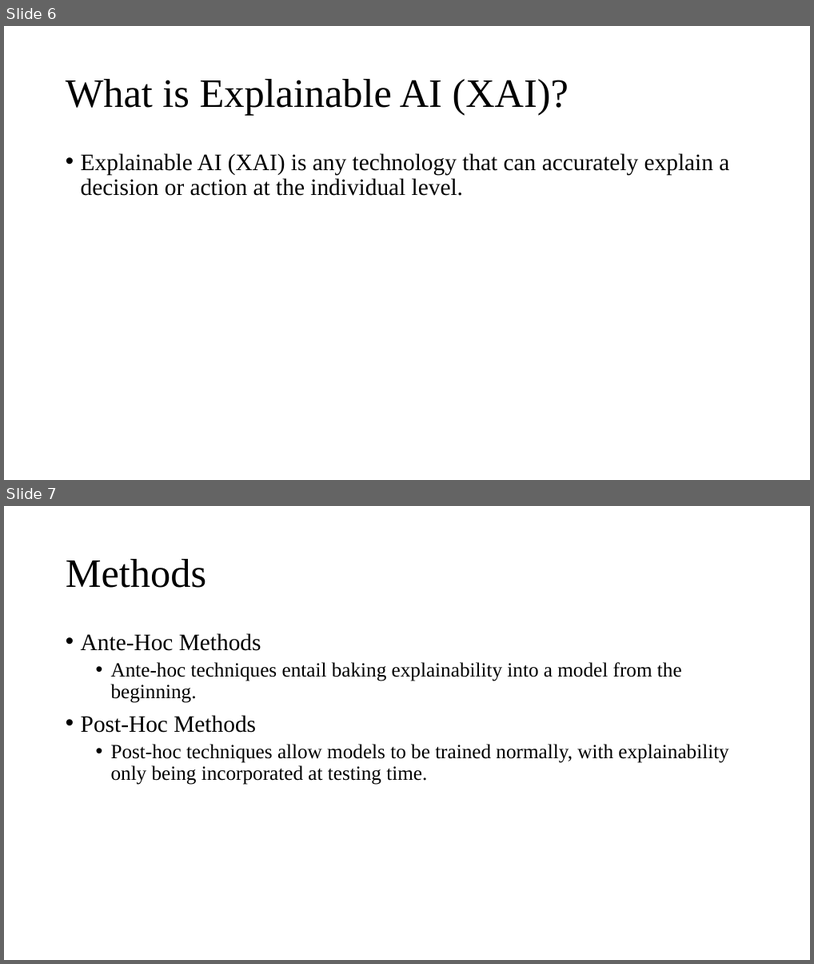
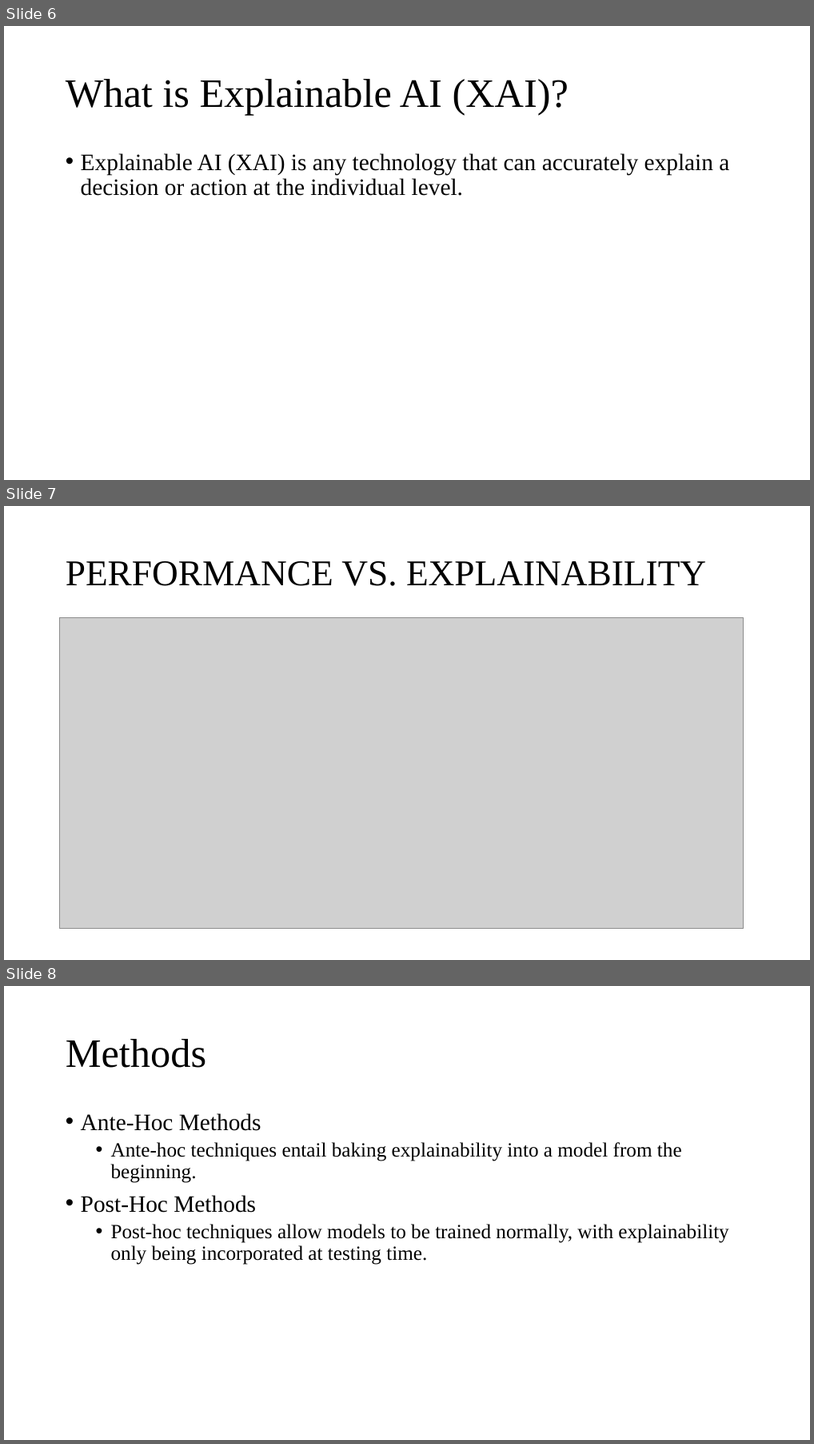
Before and after one commit to cloudspurs/klz, a slide deck: computer_science/ai/xai/xai.pptx. Shown one above the other, each under a label of ours: slides 6 and 7 before the commit, slides 6, 7 and 8 after it. The pictures are 814x964 and 814x1444 pixels, drawn with LibreOffice and Linux fonts; fonts in the diff are those of the drawing; grey boxes stand for pictures. Boxes give left, top, right and bottom in pixels: in the first picture for what was removed or moved away, otherwise in the second. Text is boxed around its words. In the diff, an @@ line names an element or a change of style, - is before the commit and + after.

```diff
--- a/computer_science/ai/xai/xai.pptx
+++ b/computer_science/ai/xai/xai.pptx
@@ slide 7 added at box(4, 506, 810, 960), background #FFFFFF @@
@@ title added at box(66, 561, 706, 586), 43.2 pt, text #000000 @@
+PERFORMANCE VS. EXPLAINABILITY
@@ picture added at box(60, 618, 744, 928) @@
@@ what was slide 7 is now slide 8 @@
```
Also in this commit, not shown: 1 slide changed, 1 other slide added, 1 slide removed, 5 other files.
